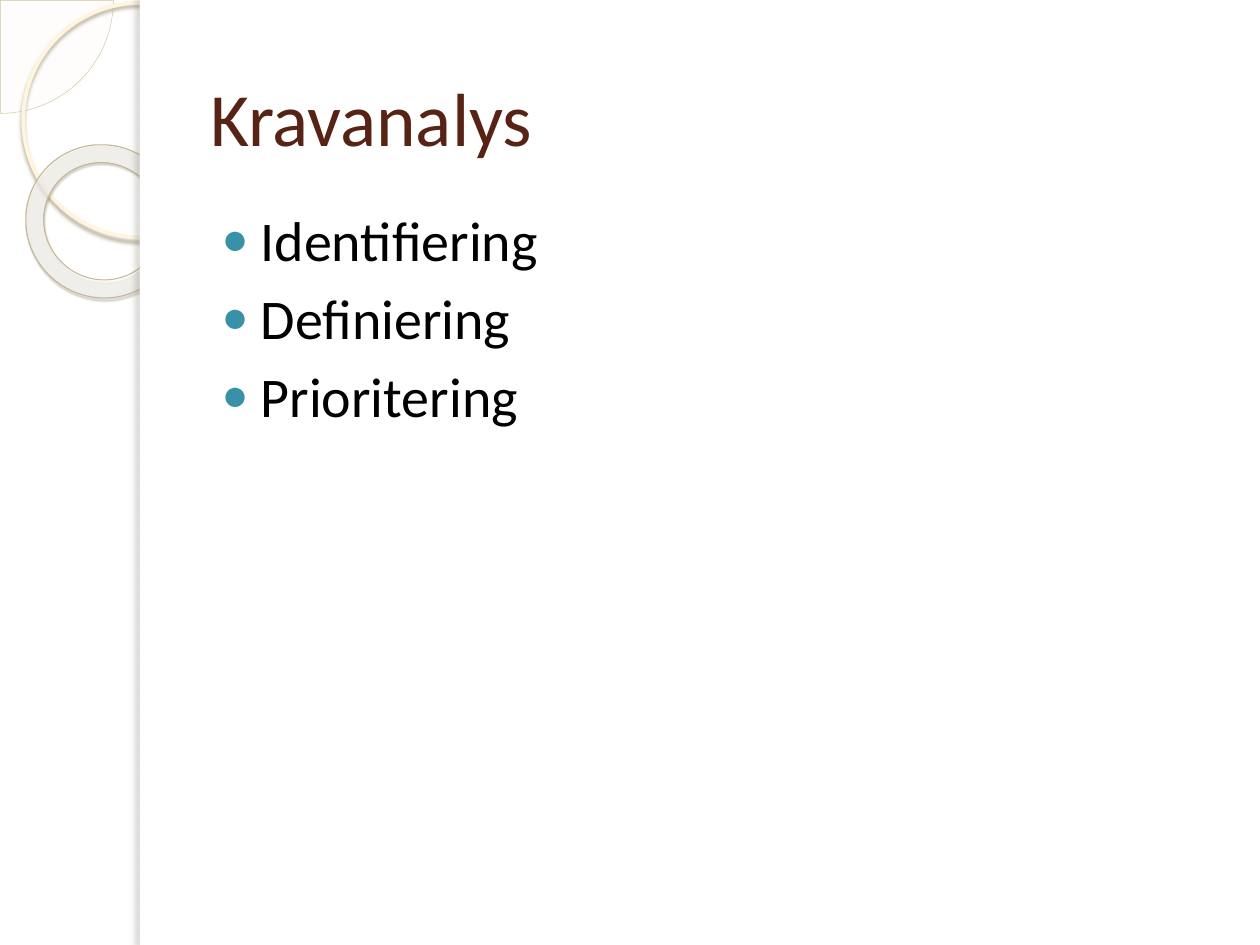
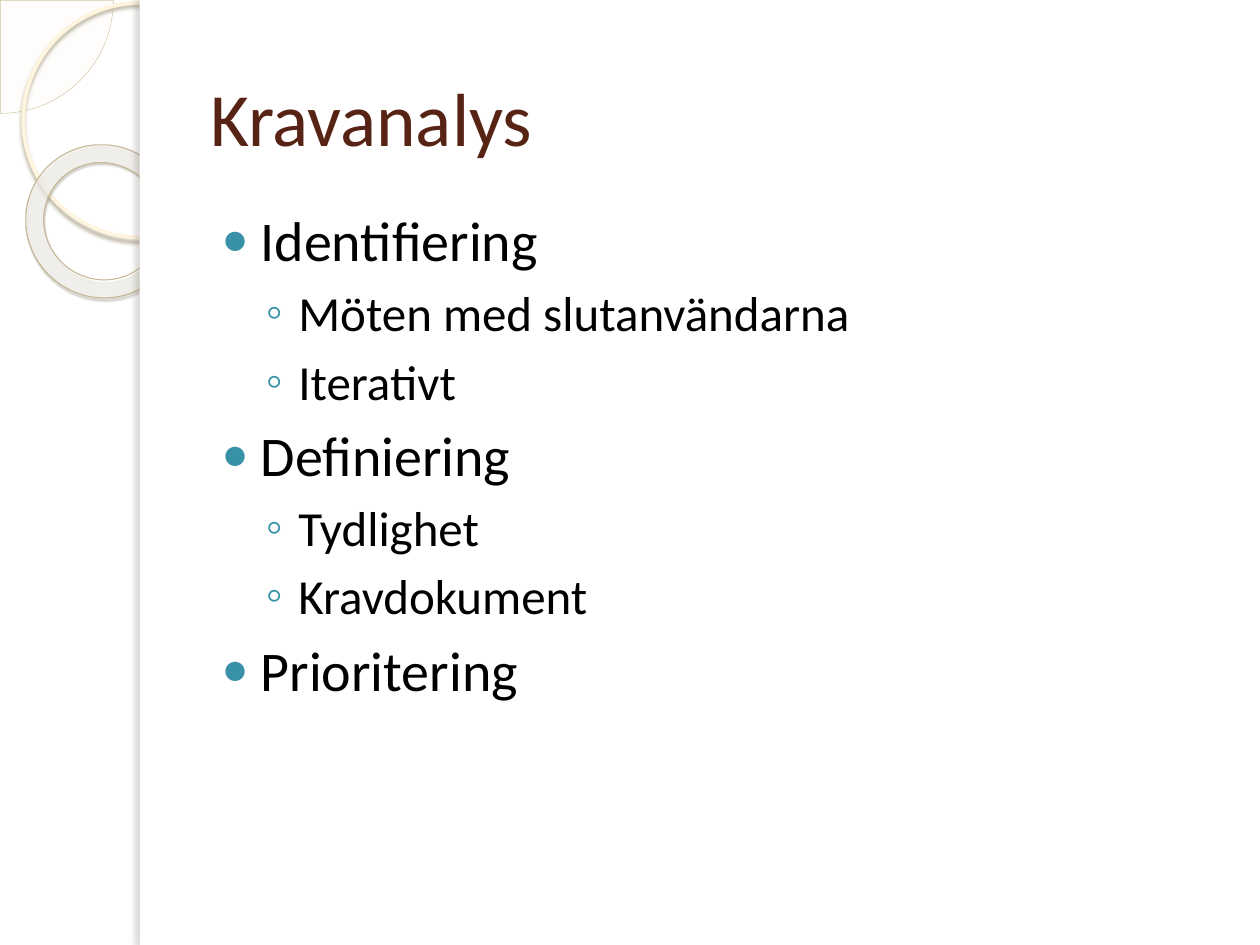
Before and after one commit to jakelamotta/master_thesis, a slide deck: slide 6 of presentations/presentation_swe.pptx (slide 5 before the commit). Drawn at 1260x945 pixels with LibreOffice and Linux fonts; fonts in the diff are those of the drawing; background and template pictures are left out. Boxes give left, top, right and bottom in pixels: in the first picture for what was removed or moved away, otherwise in the second. Text is boxed around its words. In the diff, an @@ line names an element or a change of style, - is before the commit and + after.

Commit message:
ase

```diff
--- a/presentations/presentation_swe.pptx
+++ b/presentations/presentation_swe.pptx
@@ text at [298, 297, 849, 401]: paragraphs added @@
+  ◦ Möten med slutanvändarna
+  ◦ Iterativt
@@ text at [298, 512, 587, 615]: paragraphs added @@
+  ◦ Tydlighet
+  ◦ Kravdokument
```
Also in this commit, not shown: 4 other slides changed, 3 slides added.
